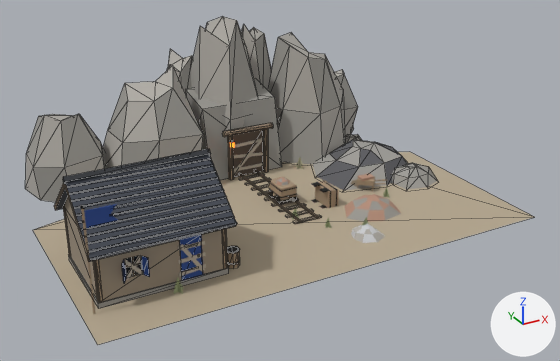
What one commit did to the glTF model game/assets/modelle/umland/grube.glb.
Before and after are seen from a camera (50 mm lens) standing at (-16.6, -33.1, 17.1) and looking at (0.7, -1.7, 1.4). The lights are fixed; the arrows at lower right show +X, +Y and +Z. The picture after the commit comes second. Mesh edges are drawn as thin lines on the coarser meshes. Vertices at exactly the same position are counted once.

In view in the first picture: 'Arbeit', 'Fahne', 'Haus', 'Leerstand'.
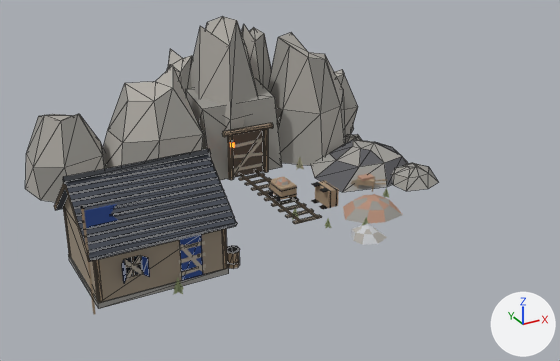
Boxes (x1, y1, x2, y2) around the edits, measured in the pictures (560 x 361 px):
'Haus', reshaped (19% narrower, 11% shorter)
    before: (25, 16, 534, 345)
    after: (25, 16, 438, 309)
part 1 of me_haus, deleted (beige)
    before: (33, 152, 534, 345)

The change in detail:
me_haus is used by ob_haus; location (0.0, 0.0, 0.0).
me_haus had 763 vertices, 1086 faces and spanned x -11.0..11.0, y -9.0..8.9, z -0.1..8.1.
me_haus now has 757 vertices, 1082 faces and spans x -10.5..10.4, y -7.1..8.9, z -0.1..8.1.
me_haus part 1: the loose piece of 6 vertices spanning x -11.0..11.0, y -9.0..3.2, z 0.0 is deleted.
